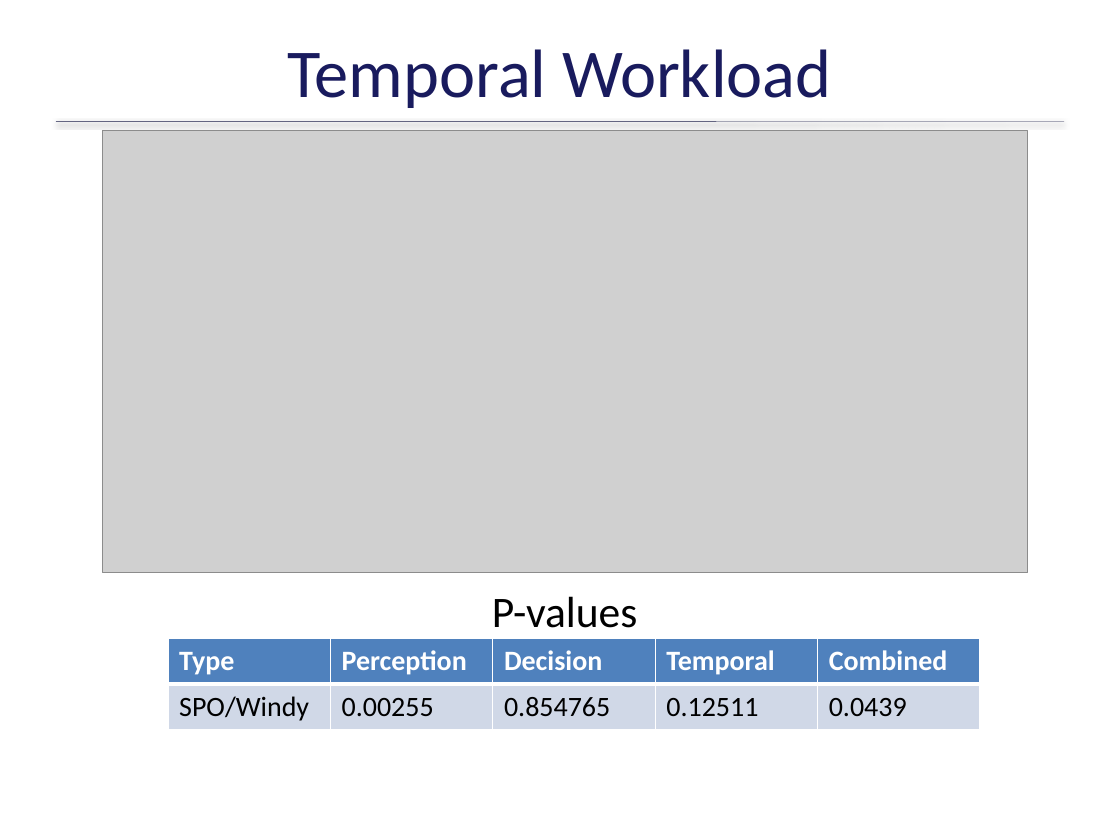
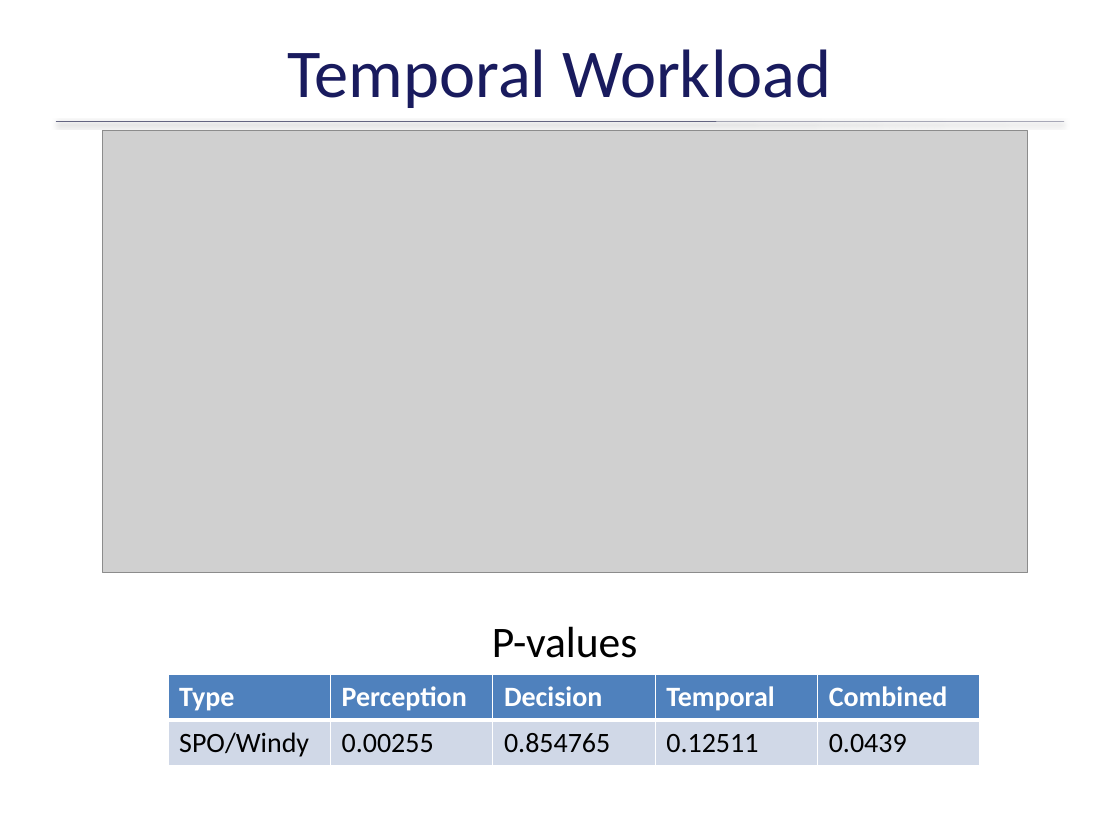
Before and after one commit to ericmercer/workload, a slide deck: slide 50 of publications_and_presentations/BYU13-03-Operator-Workload-Feb-2015.pptx. Drawn at 1120x840 pixels with LibreOffice and Linux fonts; fonts in the diff are those of the drawing; grey boxes stand for pictures; background and template pictures are left out. Boxes give left, top, right and bottom in pixels: in the first picture for what was removed or moved away, otherwise in the second. Text is boxed around its words. In the diff, an @@ line names an element or a change of style, - is before the commit and + after.

```diff
--- a/publications_and_presentations/BYU13-03-Operator-Workload-Feb-2015.pptx
+++ b/publications_and_presentations/BYU13-03-Operator-Workload-Feb-2015.pptx
@@ text "P-values": place and size @@
-text "P-values" at (492,596,637,628)
+text "P-values" at (492,626,637,658)
@@ table: place and size @@
-table at (168,638,980,729)
+table at (168,674,980,765)
```
Also in this commit, not shown: 8 other slides changed, 3 slides added, 1 slide removed, 16 other files.
